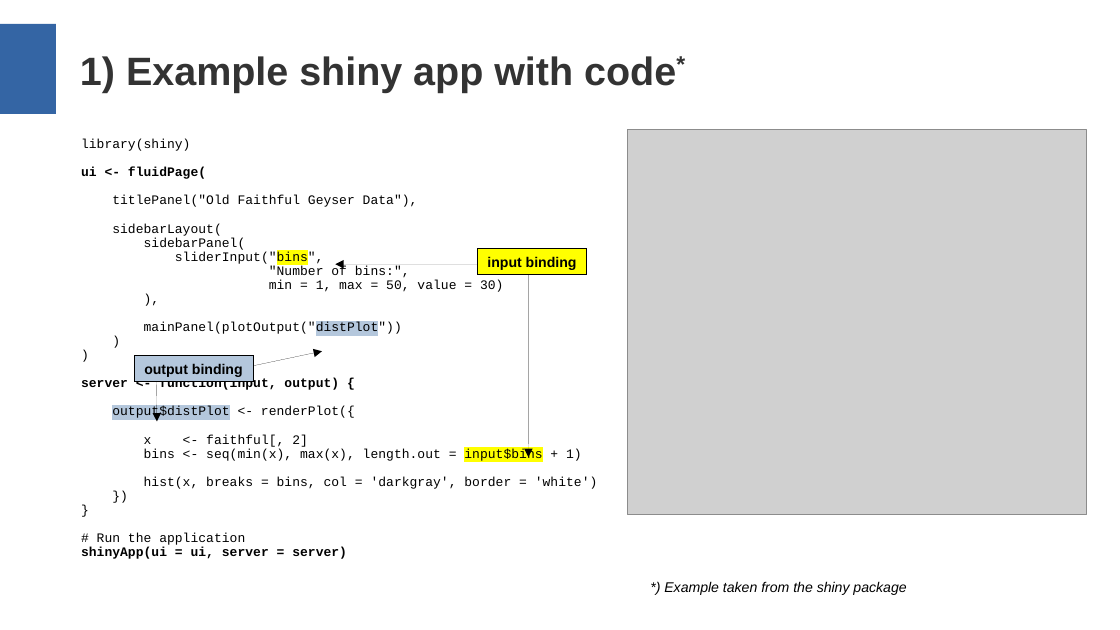
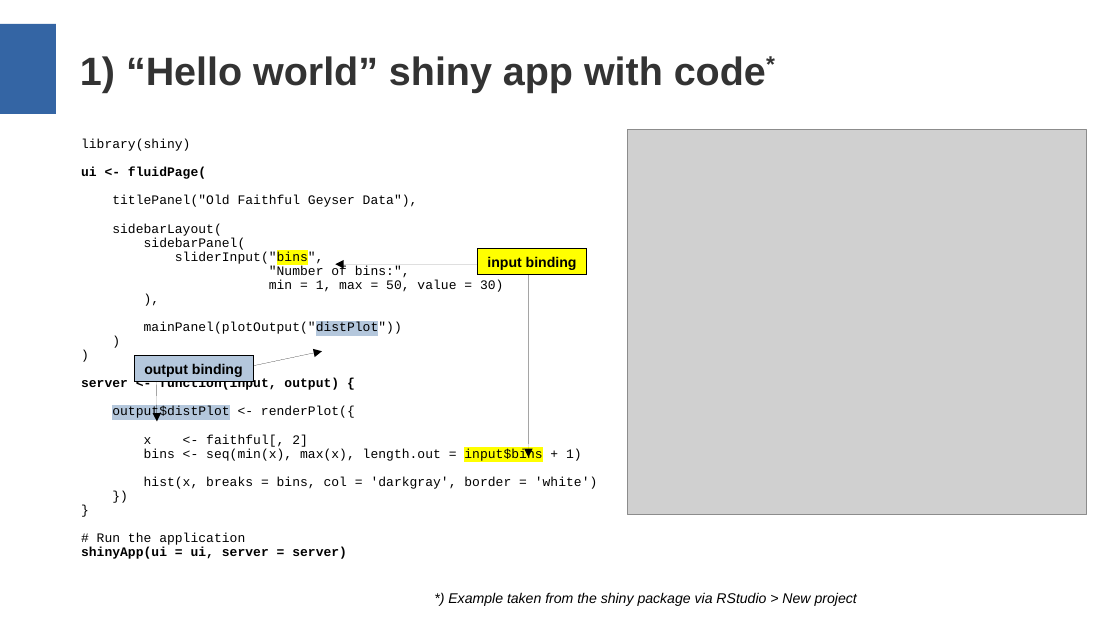
Before and after one commit to aryoda/R_shiny_post_mortem_analysis_training, a slide deck: slide 5 of Training slides.odp (slide 3 before the commit). Drawn at 1120x630 pixels with LibreOffice and Linux fonts; fonts in the diff are those of the drawing; grey boxes stand for pictures. Boxes give left, top, right and bottom in pixels: in the first picture for what was removed or moved away, otherwise in the second. Text is boxed around its words. In the diff, an @@ line names an element or a change of style, - is before the commit and + after.

Commit message:
Finalize slides (release candidate)
* typos
* clearer motivation
* final summary with best practices in one single slide

```diff
--- a/Training slides.odp
+++ b/Training slides.odp
@@ title at <box>80,56,766,93</box>: text changed @@
-1) Example shiny app with code*
+1) “Hello world” shiny app with code*
@@ text at <box>448,592,857,606</box>: text changed @@
-*) Example taken from the shiny package
+*) Example taken from the shiny package via RStudio > New project
```
Also in this commit, not shown: 4 other slides changed, 3 slides added.
